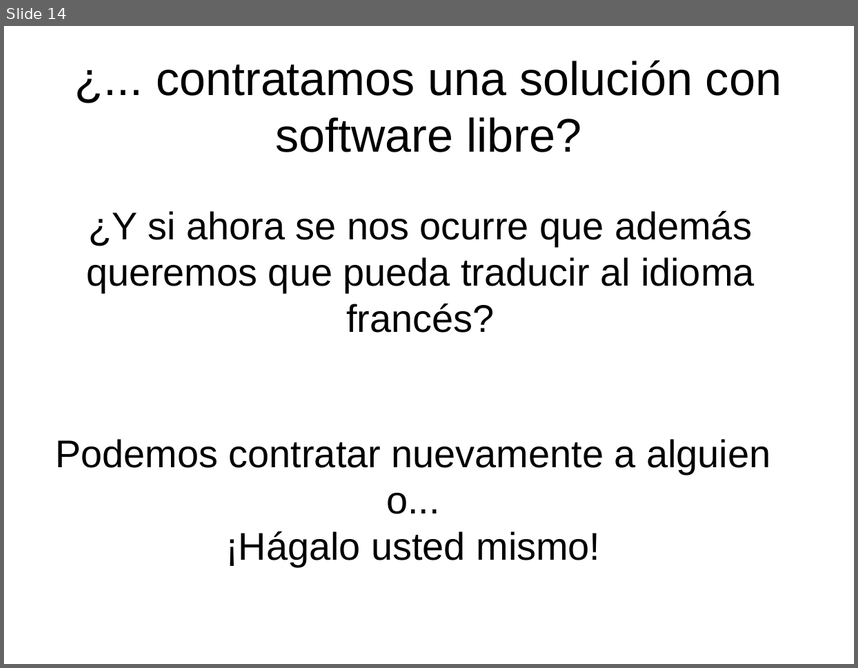
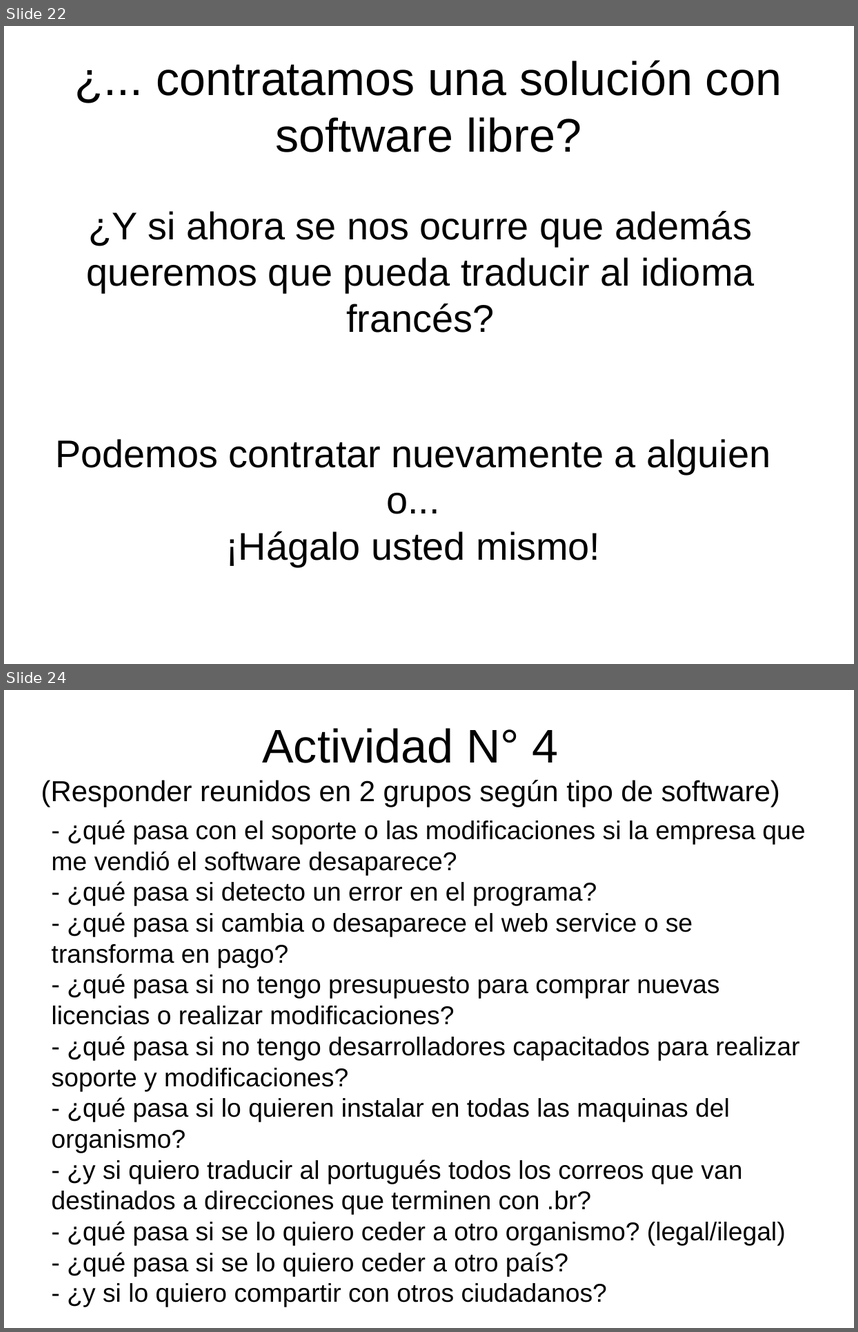
Before and after one commit to opensas/floss-demo, a slide deck: docs/TallerSL.odp. Shown one above the other, each under a label of ours: slide 14 before the commit, slides 22 and 24 after it; the slides between them are not shown. The pictures are 858x668 and 858x1332 pixels, drawn with LibreOffice and Linux fonts; fonts in the diff are those of the drawing. Boxes give left, top, right and bottom in pixels: in the first picture for what was removed or moved away, otherwise in the second. Text is boxed around its words. In the diff, an @@ line names an element or a change of style, - is before the commit and + after.

Commit message:
nueva version cuadernillo y diapositivas

```diff
--- a/docs/TallerSL.odp
+++ b/docs/TallerSL.odp
@@ slide 24 added at [4,690,854,1328], background #FFFFFF @@
@@ title added at [41,728,780,807], 27 pt, text #000000 @@
+Actividad N° 4
+(Responder reunidos en 2 grupos según tipo de software)
@@ text added at [52,820,805,1307], 24 pt, text #000000 @@
+- ¿qué pasa con el soporte o las modificaciones si la empresa que me vendió el software desaparece?
+- ¿qué pasa si detecto un error en el programa?
+- ¿qué pasa si cambia o desaparece el web service o se transforma en pago?
+- ¿qué pasa si no tengo presupuesto para comprar nuevas licencias o realizar modificaciones?
+- ¿qué pasa si no tengo desarrolladores capacitados para realizar soporte y modificaciones?
+- ¿qué pasa si lo quieren instalar en todas las maquinas del organismo?
+- ¿y si quiero traducir al portugués todos los correos que van destinados a direcciones que terminen con .br?
+- ¿qué pasa si se lo quiero ceder a otro organismo? (legal/ilegal)
+- ¿qué pasa si se lo quiero ceder a otro país?
+- ¿y si lo quiero compartir con otros ciudadanos?
@@ what was slide 14 is now slide 22 @@
```
Also in this commit, not shown: 7 slides changed, 11 other slides added, 2 other files.
